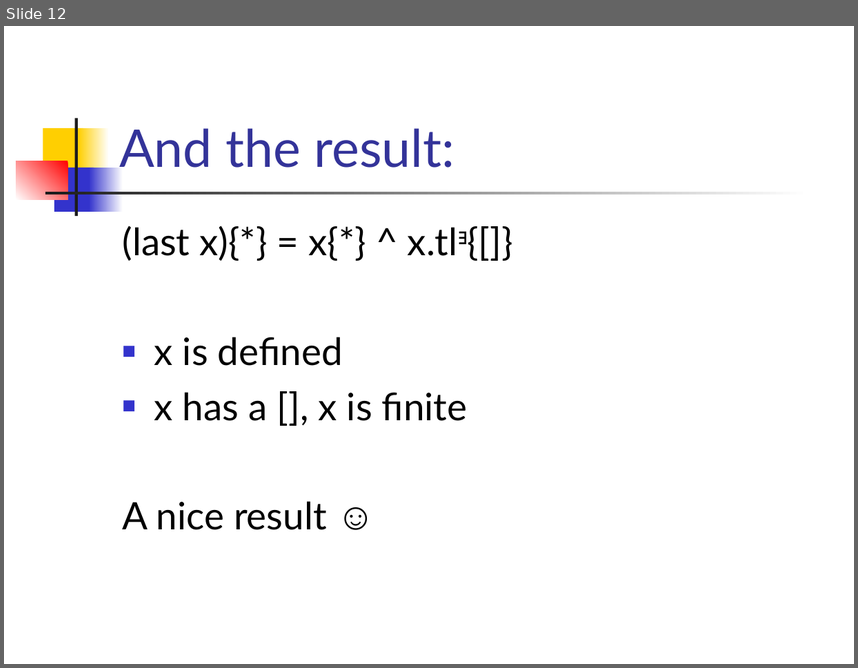
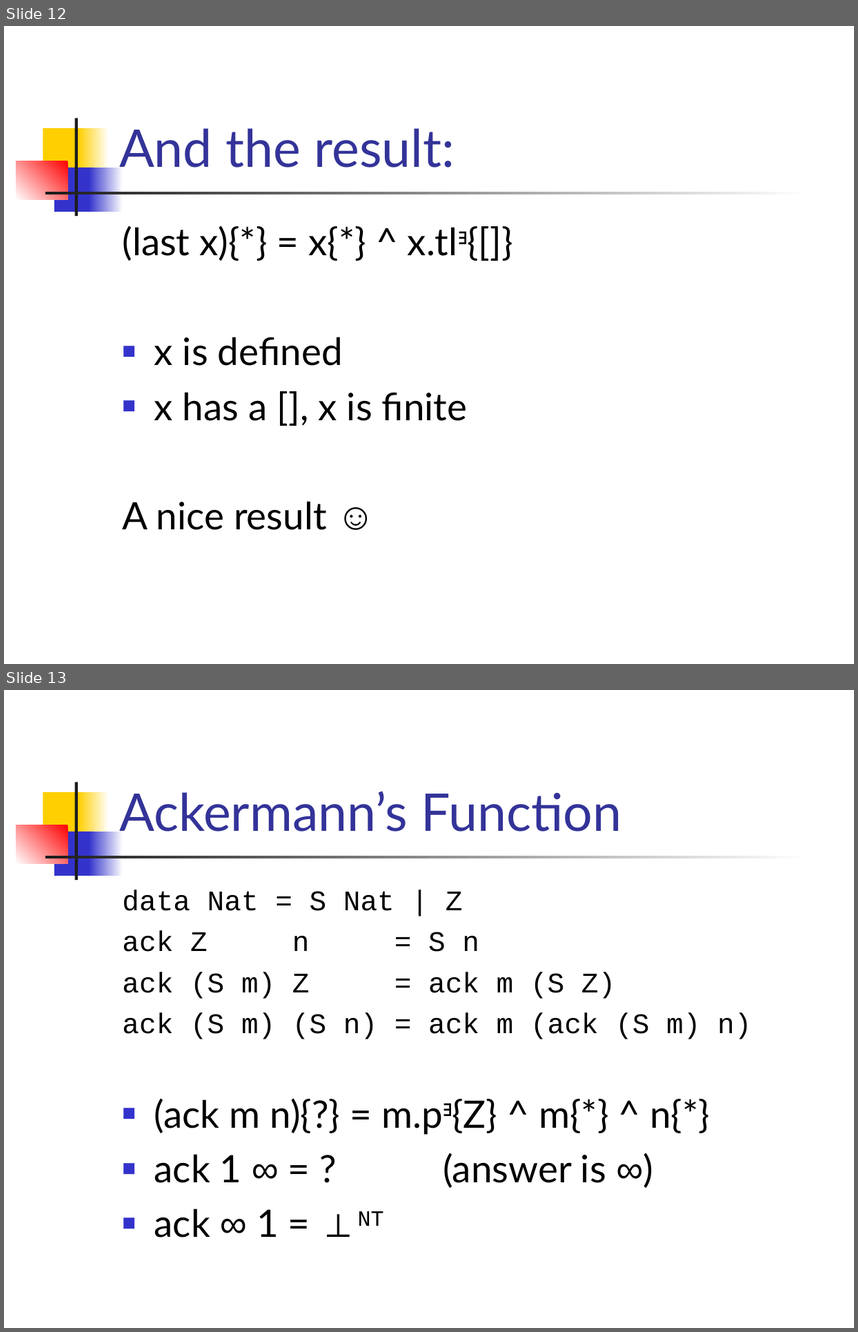
Before and after one commit to ndmitchell/catch, a slide deck: academic/plasma-presentation-termination/catch.ppt. Shown one above the other, each under a label of ours: slide 12 before the commit, slides 12 and 13 after it. The pictures are 858x668 and 858x1332 pixels, drawn with LibreOffice and Linux fonts; fonts in the diff are those of the drawing. Boxes give left, top, right and bottom in pixels: in the first picture for what was removed or moved away, otherwise in the second. Text is boxed around its words. In the diff, an @@ line names an element or a change of style, - is before the commit and + after.

```diff
--- a/academic/plasma-presentation-termination/catch.ppt
+++ b/academic/plasma-presentation-termination/catch.ppt
@@ slide 13 added at [4, 690, 854, 1328], background #FFFFFF; not listed: 7 template elements that a slide beside it also shows @@
@@ title added at [119, 791, 622, 831], 44 pt, text #333399 @@
+Ackermann’s Function
@@ text added at [122, 889, 751, 1237], 24 pt, text #000000 @@
+data Nat = S Nat | Z
+ack Z n = S n
+ack (S m) Z = ack m (S Z)
+ack (S m) (S n) = ack m (ack (S m) n)
+■ (ack m n){?} = m.p∃{Z} ^ m{*} ^ n{*}
+■ ack 1 ∞ = ? (answer is ∞)
+■ ack ∞ 1 = ⊥NT
```
Also in this commit, not shown: 1 slide changed, 1 other slide added, 3 slides removed, 1 other file.
